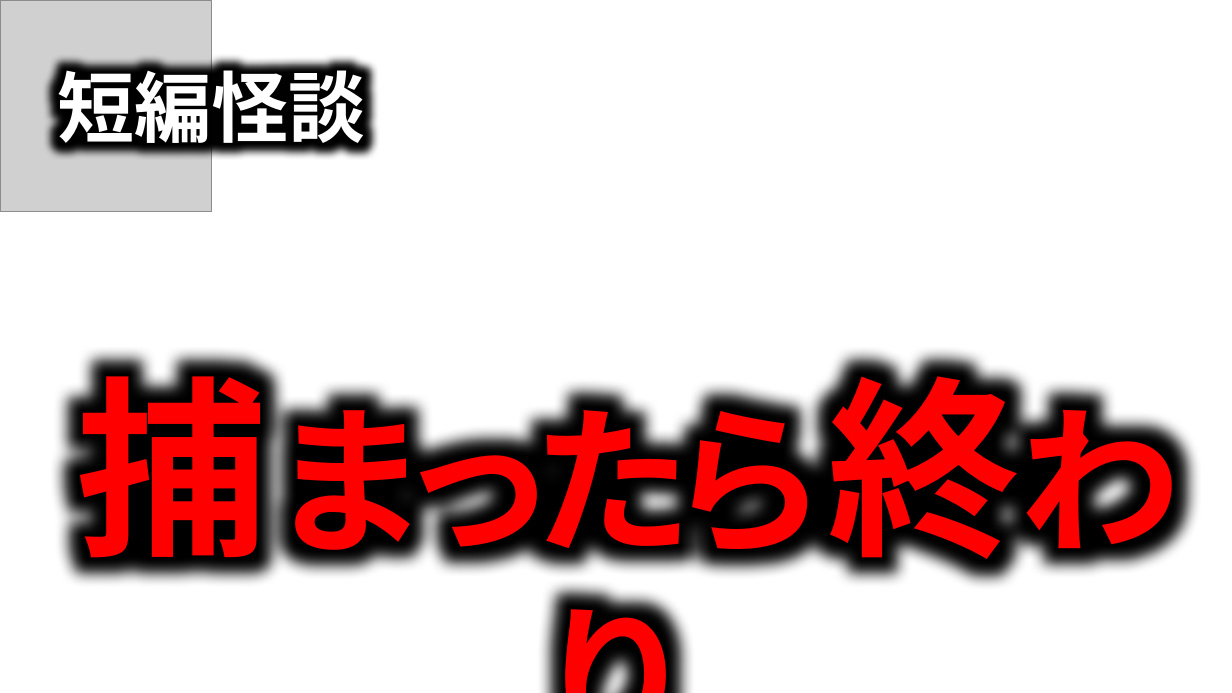
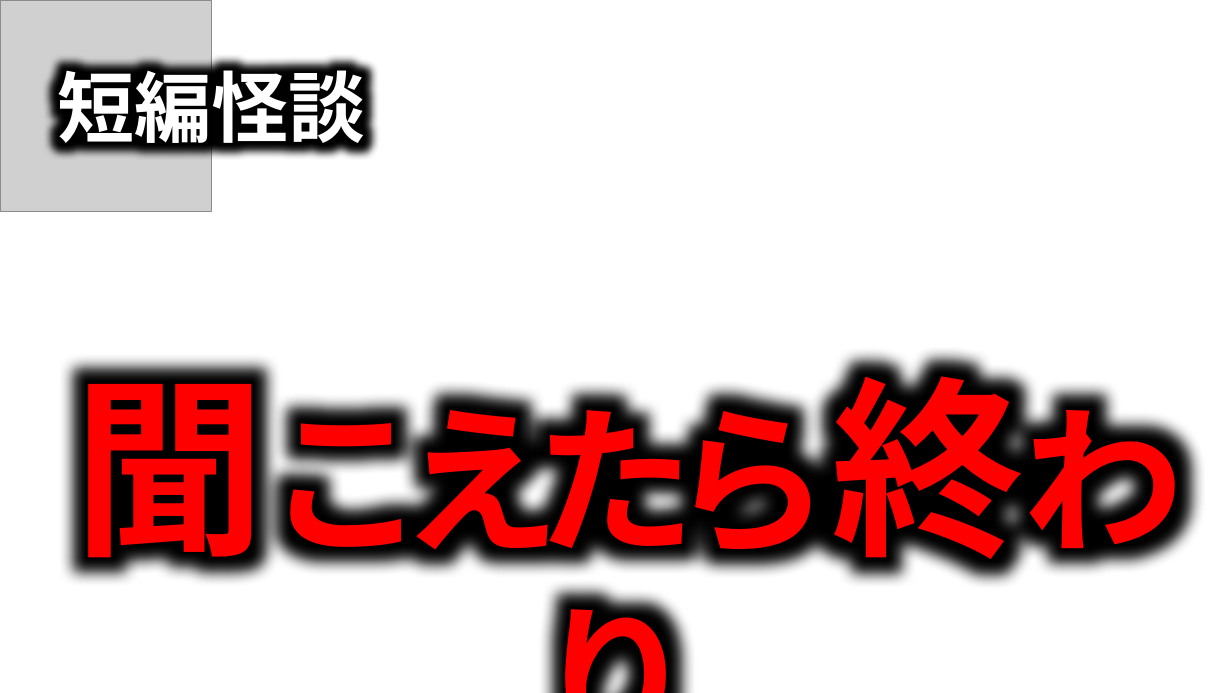
Before and after one commit to takeko333/ContentGenerator, a slide deck: slide 2 of bkup/Channels/ほたてまだこ/サムネイル_Horror.pptx (slide 4 before the commit). Drawn at 1232x693 pixels with LibreOffice and Linux fonts; fonts in the diff are those of the drawing; grey boxes stand for pictures; background and template pictures are left out. Boxes give left, top, right and bottom in pixels: in the first picture for what was removed or moved away, otherwise in the second. Text is boxed around its words. In the diff, an @@ line names an element or a change of style, - is before the commit and + after.

```diff
--- a/bkup/Channels/ほたてまだこ/サムネイル_Horror.pptx
+++ b/bkup/Channels/ほたてまだこ/サムネイル_Horror.pptx
@@ text at [74, 344, 1184, 587]: text changed @@
-捕まったら終わり
+聞こえたら終わり
```
Also in this commit, not shown: 6 slides added, 1 slide removed, 1 other file.
